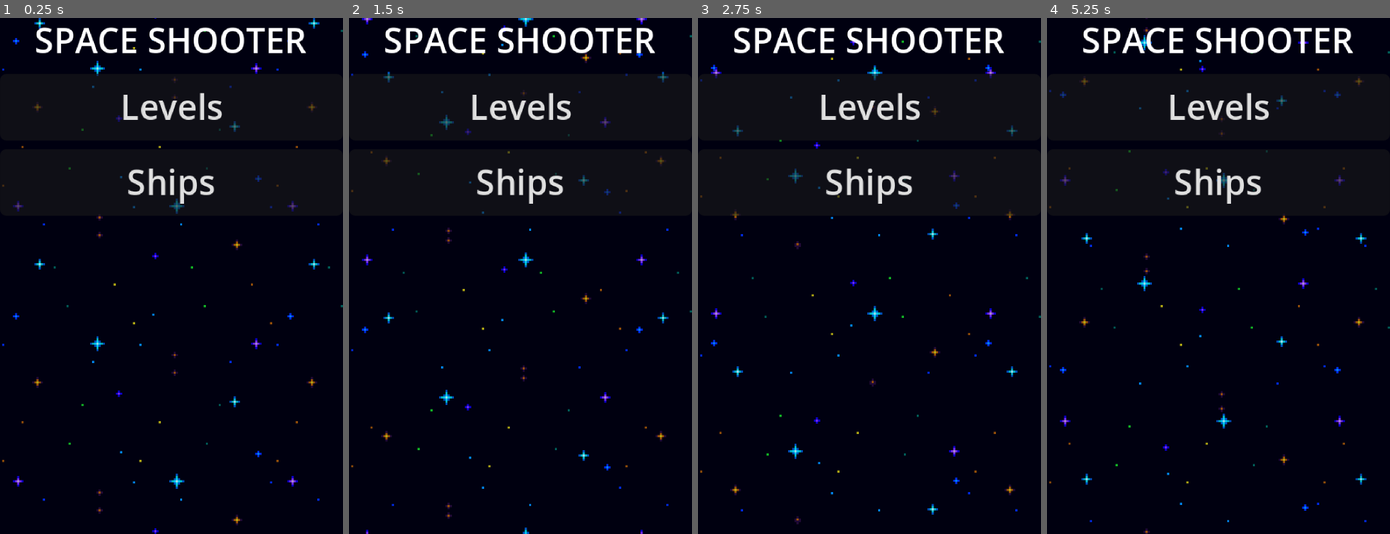
Above: before the commit, frames 1-4 (left to right).
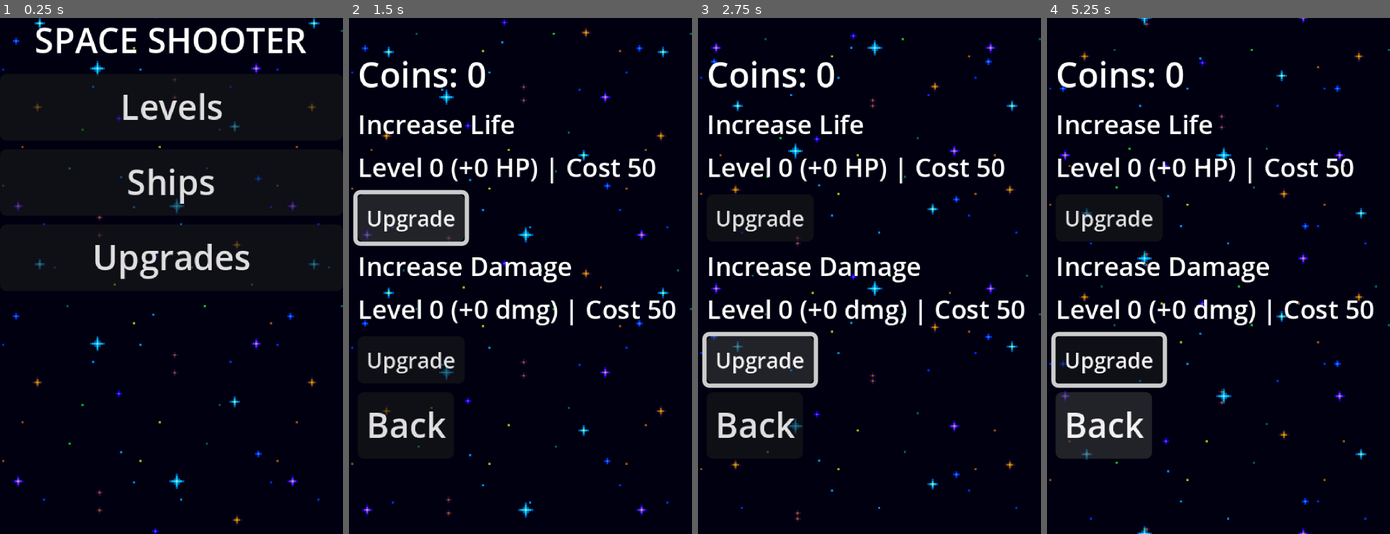
Above: after the commit, the same moments.

Repository: Nicolasult/SpaceShooterPOC
Game: Godot game, scene res://content/ui/main_menu.tscn
The game is run twice, just before and just after one commit, with the same random seed, the same clock (stepped at 60 frames per second) and the same inputs.
Inputs (mouse positions are in pixels of both pictures, inside the frame that each line leads up to):
- Up to frame 1 (0.25 s): no input
- Up to frame 2 (1.5 s): click (520, 255) at 0.5 s, where only the run after the commit has a clickable "Upgrades"; click (410, 219) at 1.25 s, where only the run after the commit has a clickable "Upgrade"
- Up to frame 3 (2.75 s): click (759, 358) at 2 s, where only the run after the commit has a clickable "Upgrade"
- Up to frame 4 (5.25 s): click (1105, 425) at 2.75 s, where only the run after the commit has a clickable "Back"; hold Right (ui_right) 3.53-4.28 s; hold Down (ui_down) 4.28-5.03 s; hold Right (ui_right) from 5.03 s (still down)

The runs differ from the first frame. In frame 1, 1.2% of the frame differs, in the area x 9-97%, y 40-52%; in frame 2, 13%; in frame 3, 14%; in frame 4, 15%, in the area x 0-100%, y 0-100%.
Error after the commit: Invalid access to property or key 'pressed' on a base object of type 'null instance'. (res://content/ui/upgrades_menu.gd:13)

Commit message:
update upgrades menu

Diff:
--- a/content/ui/main_menu.gd
+++ b/content/ui/main_menu.gd
@@ -3,9 +3,13 @@
 func _ready() -> void:
 	$VBox/BtnLevels.pressed.connect(_on_levels)
 	$VBox/BtnShips.pressed.connect(_on_ships)
+	$VBox/BtnUpgrades.pressed.connect(_on_upgrades)
 
 func _on_levels() -> void:
 	get_tree().change_scene_to_file("res://content/ui/levels_menu.tscn")
 
 func _on_ships() -> void:
 	get_tree().change_scene_to_file("res://content/ui/ships_menu.tscn")
+
+func _on_upgrades() -> void:
+	get_tree().change_scene_to_file("res://content/ui/upgrades_menu.tscn")
--- a/content/ui/main_menu.tscn
+++ b/content/ui/main_menu.tscn
@@ -37,3 +37,7 @@
 layout_mode = 2
 text = "Ships
 "
+
+[node name="BtnUpgrades" type="Button" parent="VBox"]
+layout_mode = 2
+text = "Upgrades"
--- a/content/ui/upgrades_menu.tscn
+++ b/content/ui/upgrades_menu.tscn
@@ -1,6 +1,19 @@
-[gd_scene load_steps=2 format=3 uid="uid://bdlp27bjtg4ea"]
+[gd_scene load_steps=7 format=3 uid="uid://bdlp27bjtg4ea"]
 
 [ext_resource type="Script" uid="uid://boxmyh3enwkpj" path="res://content/ui/upgrades_menu.gd" id="1_b6571"]
+[ext_resource type="PackedScene" uid="uid://2g5gt6cvs7mi" path="res://content/effects/space_background.tscn" id="2_0so43"]
+
+[sub_resource type="LabelSettings" id="LabelSettings_0so43"]
+font_size = 12
+
+[sub_resource type="LabelSettings" id="LabelSettings_lym64"]
+font_size = 12
+
+[sub_resource type="LabelSettings" id="LabelSettings_ugr5h"]
+font_size = 12
+
+[sub_resource type="LabelSettings" id="LabelSettings_kjsss"]
+font_size = 12
 
 [node name="UpgradesMenu" type="Control"]
 layout_mode = 3
@@ -11,49 +24,58 @@
 grow_vertical = 2
 script = ExtResource("1_b6571")
 
-[node name="VBox" type="VBoxContainer" parent="."]
+[node name="SpaceBackground" parent="." instance=ExtResource("2_0so43")]
+
+[node name="MarginContainer" type="MarginContainer" parent="."]
 layout_mode = 0
 offset_right = 40.0
 offset_bottom = 40.0
+theme_override_constants/margin_left = 4
+theme_override_constants/margin_top = 16
+theme_override_constants/margin_right = 16
+theme_override_constants/margin_bottom = 16
 
-[node name="Title" type="Label" parent="VBox"]
+[node name="VBox" type="VBoxContainer" parent="MarginContainer"]
 layout_mode = 2
-text = "Upgrades"
 
-[node name="Coins" type="Label" parent="VBox"]
+[node name="Coins" type="Label" parent="MarginContainer/VBox"]
 layout_mode = 2
 text = "Coins: 0"
 
-[node name="LifeRow" type="HBoxContainer" parent="VBox"]
-layout_mode = 2
-
-[node name="LifeLabel" type="Label" parent="VBox/LifeRow"]
+[node name="LifeLabel" type="Label" parent="MarginContainer/VBox"]
 layout_mode = 2
 text = "Increase Life"
+label_settings = SubResource("LabelSettings_0so43")
 
-[node name="LifeInfo" type="Label" parent="VBox/LifeRow"]
+[node name="LifeInfo" type="Label" parent="MarginContainer/VBox"]
 layout_mode = 2
 text = "Level 0 (+0 HP) | Cost 50"
+label_settings = SubResource("LabelSettings_lym64")
 
-[node name="BtnLife" type="Button" parent="VBox/LifeRow"]
+[node name="BtnLife" type="Button" parent="MarginContainer/VBox"]
 layout_mode = 2
+size_flags_horizontal = 0
+theme_override_font_sizes/font_size = 10
 text = "Upgrade"
 
-[node name="DamageRow" type="HBoxContainer" parent="VBox"]
-layout_mode = 2
-
-[node name="DamageLabel" type="Label" parent="VBox/DamageRow"]
+[node name="DamageLabel" type="Label" parent="MarginContainer/VBox"]
 layout_mode = 2
 text = "Increase Damage"
+label_settings = SubResource("LabelSettings_ugr5h")
 
-[node name="DamageInfo" type="Label" parent="VBox/DamageRow"]
+[node name="DamageInfo" type="Label" parent="MarginContainer/VBox"]
 layout_mode = 2
 text = "Level 0 (+0 dmg) | Cost 50"
+label_settings = SubResource("LabelSettings_kjsss")
 
-[node name="BtnDamage" type="Button" parent="VBox/DamageRow"]
+[node name="BtnDamage" type="Button" parent="MarginContainer/VBox"]
 layout_mode = 2
+size_flags_horizontal = 0
+theme_override_font_sizes/font_size = 10
 text = "Upgrade"
 
-[node name="BtnBack" type="Button" parent="VBox"]
+[node name="BtnBack" type="Button" parent="MarginContainer/VBox"]
 layout_mode = 2
+size_flags_horizontal = 0
+size_flags_vertical = 4
 text = "Back"
--- a/level_a.tscn
+++ b/level_a.tscn
@@ -1,11 +1,8 @@
-[gd_scene load_steps=12 format=3 uid="uid://by3mhndoqjshx"]
+[gd_scene load_steps=9 format=3 uid="uid://by3mhndoqjshx"]
 
 [ext_resource type="Script" uid="uid://c8yrmck8mr0kj" path="res://level_a.gd" id="1_cok7h"]
 [ext_resource type="PackedScene" uid="uid://bexqof1csimsb" path="res://gameplay/spawning/spawner.tscn" id="1_frwqc"]
 [ext_resource type="Script" uid="uid://dv3wx3aqf8rns" path="res://gameplay/spawning/wave.gd" id="2_n6cyk"]
-[ext_resource type="Script" uid="uid://cd5nqxu4812v8" path="res://content/ships/ship_info.gd" id="2_np7es"]
-[ext_resource type="Resource" uid="uid://dxrg56wmft2e0" path="res://content/ships/starter.tres" id="3_cok7h"]
-[ext_resource type="Resource" uid="uid://dedd3uwfnf5sv" path="res://content/ships/falcon.tres" id="4_b52hd"]
 [ext_resource type="Resource" uid="uid://dn52loom37b8e" path="res://gameplay/spawning/level_a/wave_a1/wave1.tres" id="4_va7m1"]
 [ext_resource type="Script" uid="uid://iil5tspmd1jy" path="res://ui/wave_banner.gd" id="5_fcqga"]
 [ext_resource type="PackedScene" uid="uid://2g5gt6cvs7mi" path="res://content/effects/space_background.tscn" id="7_w3qxq"]
@@ -14,7 +11,6 @@
 
 [node name="LevelA" type="Node2D"]
 script = ExtResource("1_cok7h")
-ships_catalog = Array[ExtResource("2_np7es")]([ExtResource("3_cok7h"), ExtResource("4_b52hd")])
 
 [node name="HUDHealth" parent="." instance=ExtResource("11_np7es")]
 visible = false
